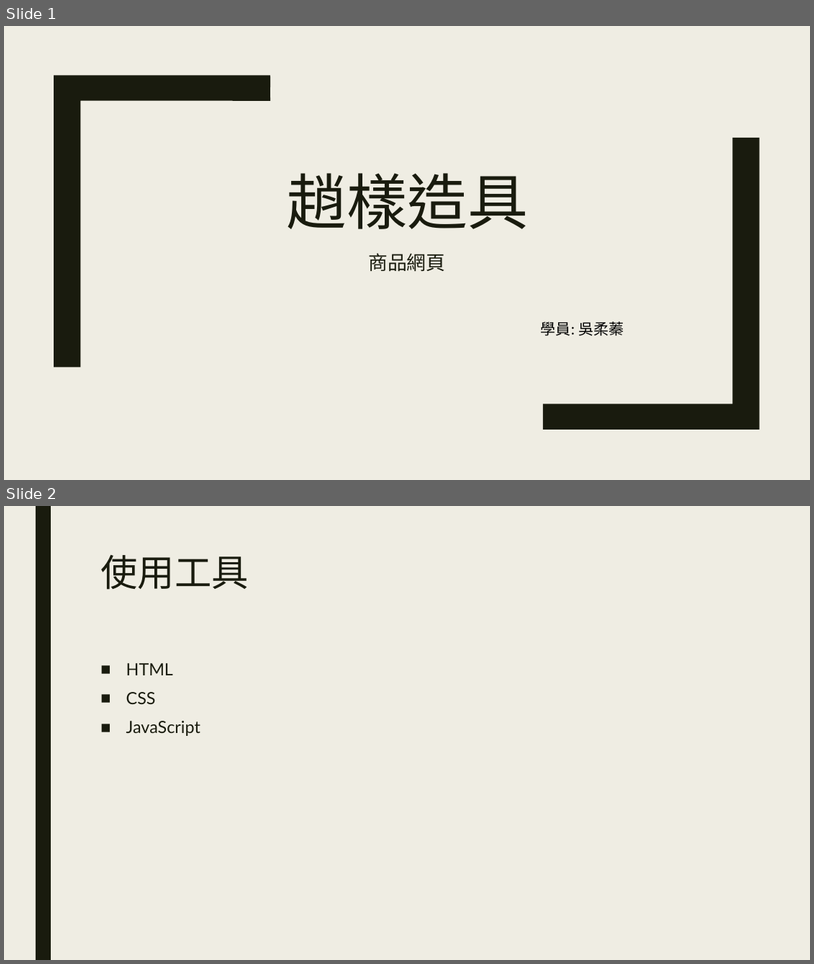
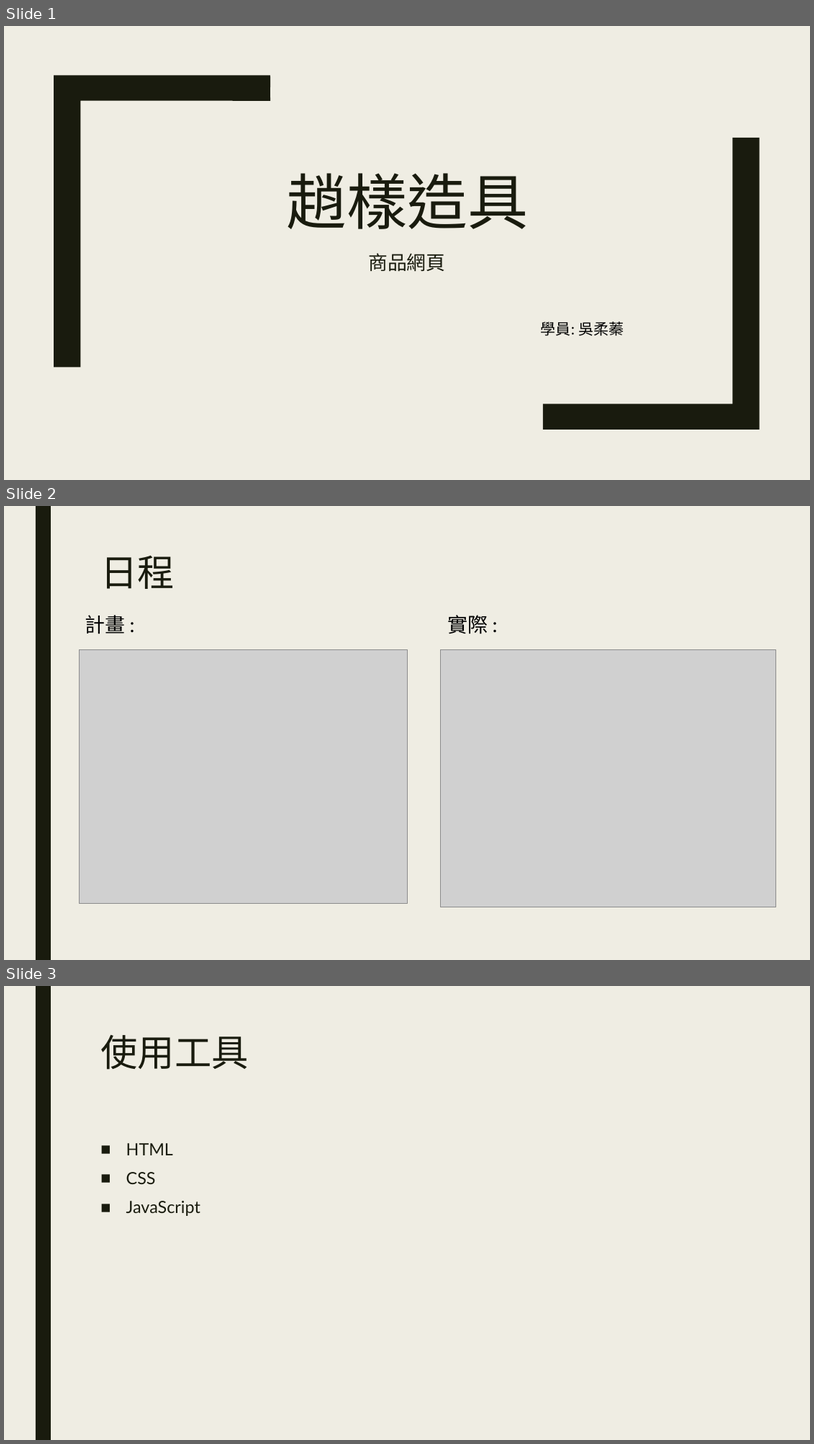
Before and after one commit to spaghetticat728/1021_LAB, a slide deck: 小專/07_小專簡報.pptx. Shown one above the other, each under a label of ours: slides 1 and 2 before the commit, slides 1, 2 and 3 after it. The pictures are 814x964 and 814x1444 pixels, drawn with LibreOffice and Linux fonts; fonts in the diff are those of the drawing; grey boxes stand for pictures. Boxes give left, top, right and bottom in pixels: in the first picture for what was removed or moved away, otherwise in the second. Text is boxed around its words. In the diff, an @@ line names an element or a change of style, - is before the commit and + after.

```diff
--- a/小專/07_小專簡報.pptx
+++ b/小專/07_小專簡報.pptx
@@ slide 2 added at bbox=[4, 506, 810, 960], background #EFEDE3; not listed: 1 template element that a slide beside it also shows @@
@@ title added at bbox=[100, 555, 175, 589], 44 pt, text #191B0E @@
+日程
@@ text added at bbox=[85, 615, 125, 634], 24 pt, text #000000 @@
+計畫 :
@@ text added at bbox=[448, 615, 488, 634], 24 pt, text #000000 @@
+實際 :
@@ picture added at bbox=[79, 650, 407, 903] @@
@@ picture added at bbox=[441, 650, 777, 907] @@
@@ what was slide 2 is now slide 3 @@
```
Also in this commit, not shown: 1 slide changed, 4 other files.
